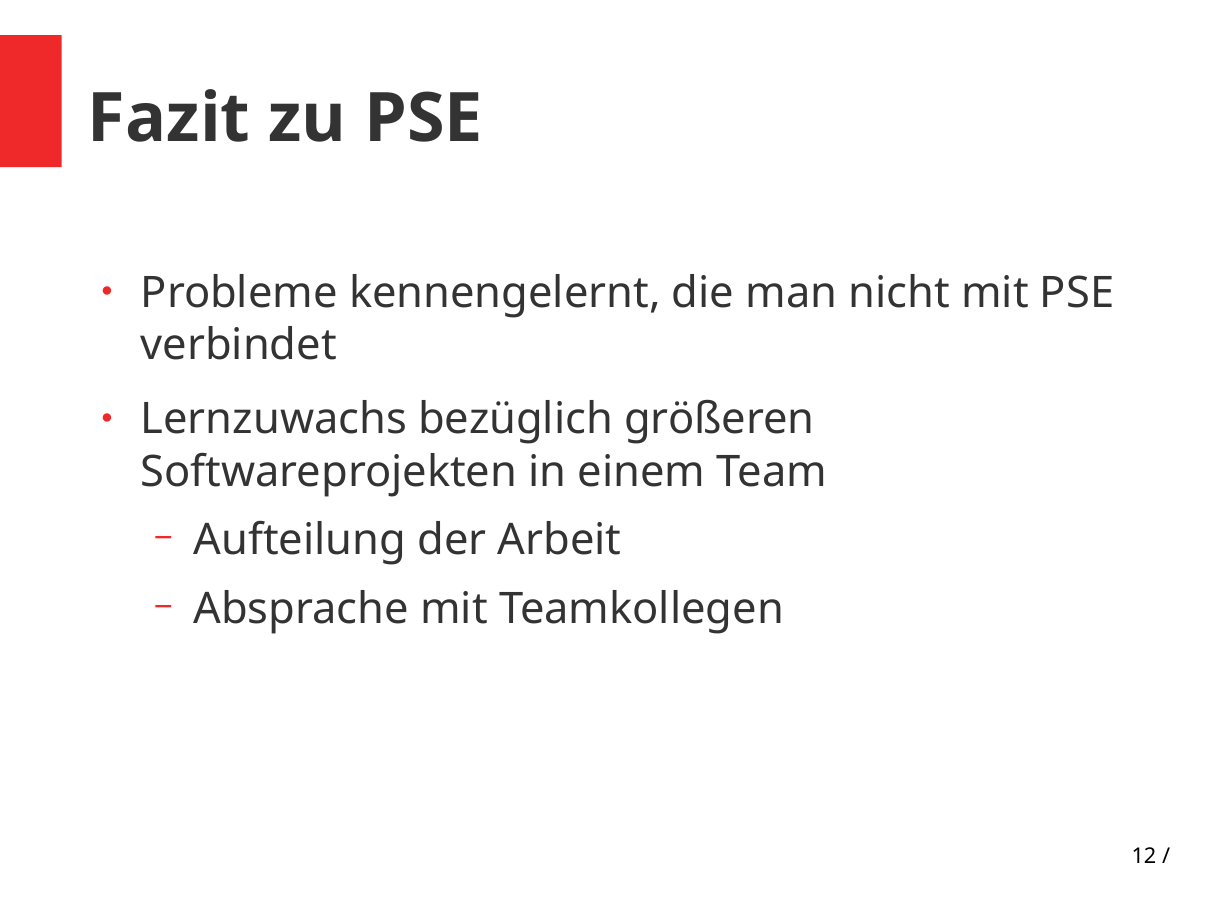
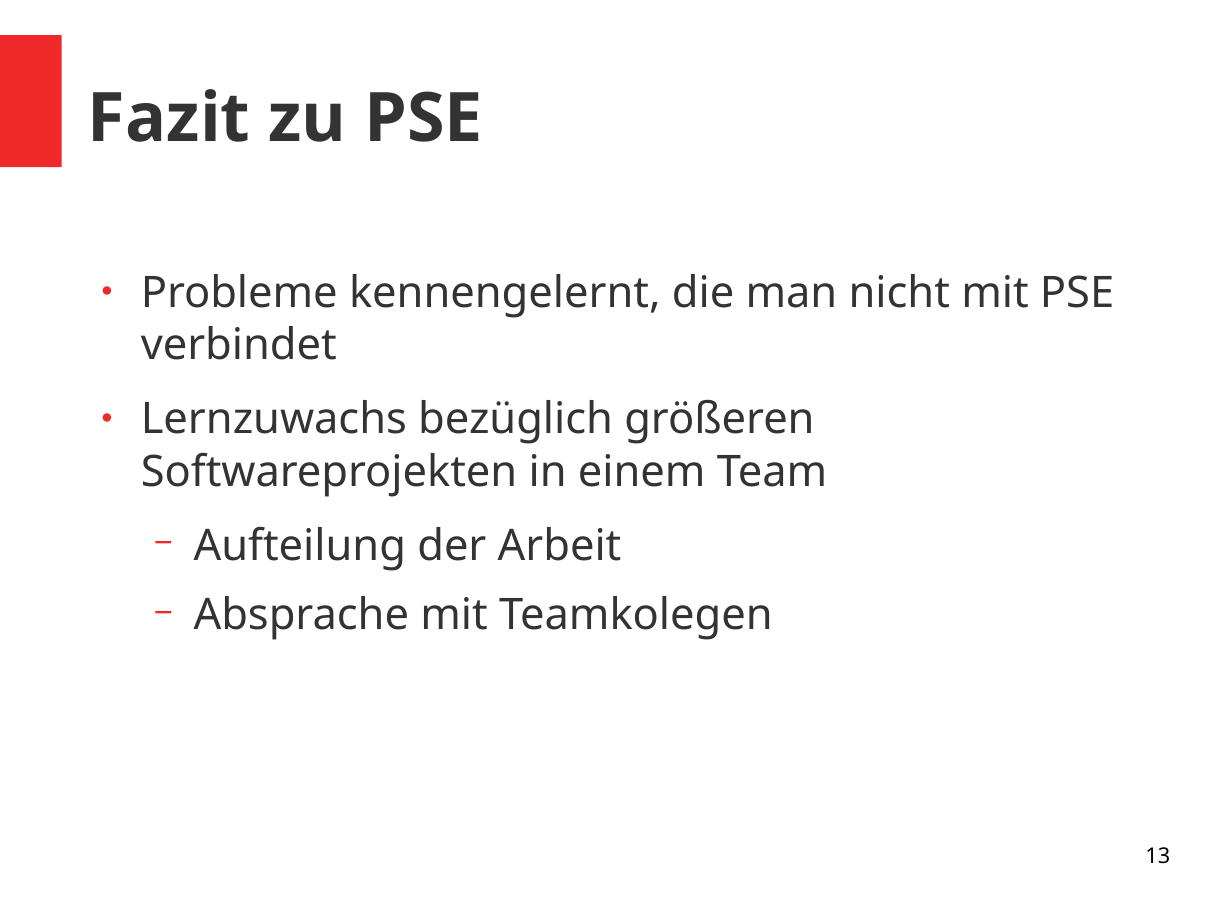
Before and after one commit to vlle1/dokumente-earablesKIT, a slide deck: slide 13 of Abschlusspräsi/Abschlusspräsi.odp (slide 12 before the commit). Drawn at 1232x924 pixels with LibreOffice and Linux fonts; fonts in the diff are those of the drawing. Boxes give left, top, right and bottom in pixels: in the first picture for what was removed or moved away, otherwise in the second. Text is boxed around its words. In the diff, an @@ line names an element or a change of style, - is before the commit and + after.

```diff
--- a/Abschlusspräsi/Abschlusspräsi.odp
+++ b/Abschlusspräsi/Abschlusspräsi.odp
@@ text at (141, 274, 1114, 571): indent changed; line spacing 0.9 to 1; less space between paragraphs @@
@@ text at (194, 596, 773, 640): text changed @@
-  − Absprache mit Teamkollegen
+  − Absprache mit Teamkolegen
@@ page number at (1145, 847, 1170, 864): text changed @@
-12 /
+13
```
Also in this commit, not shown: 8 other slides changed, 6 slides added, 4 slides removed, 3 other files.
